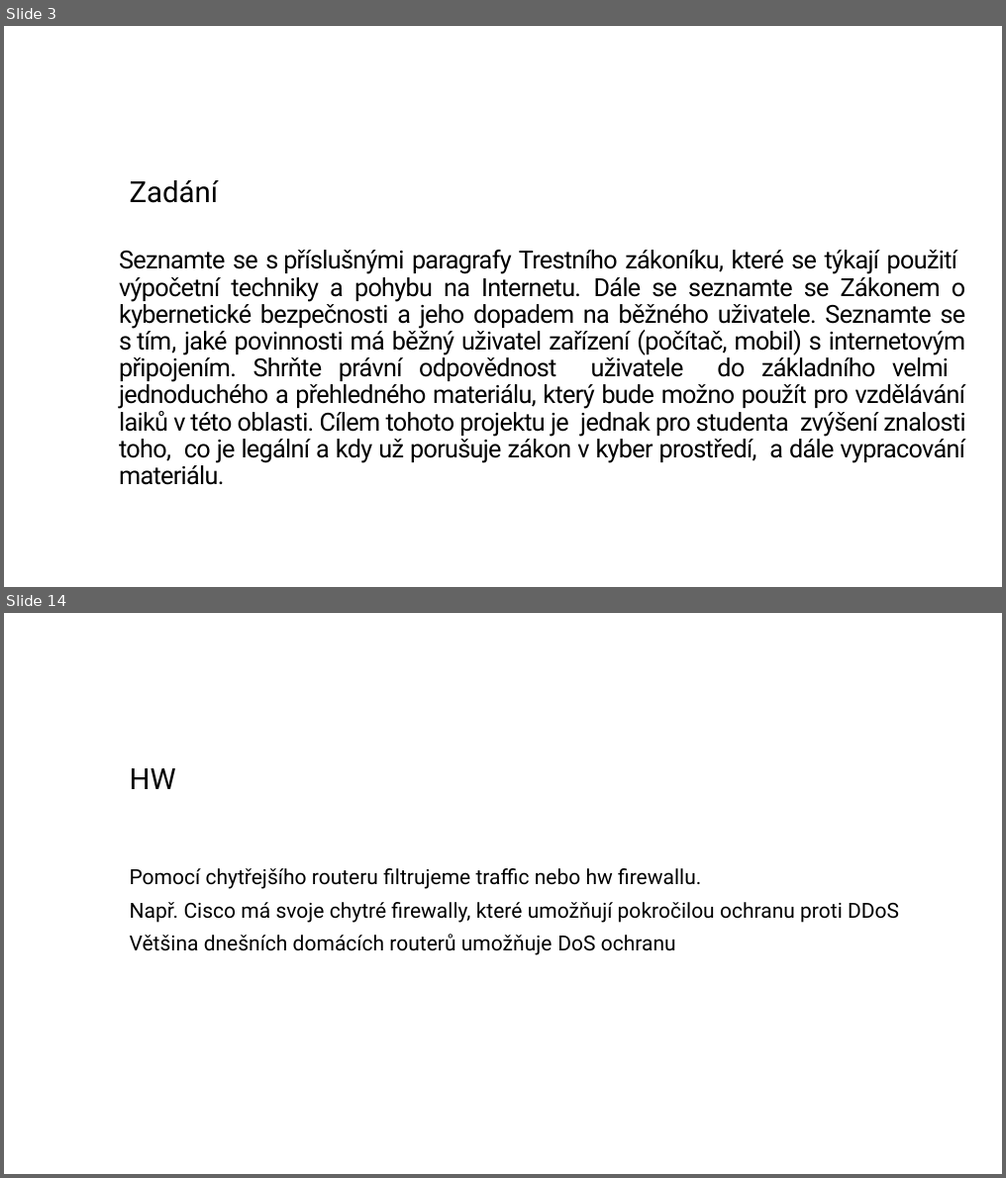
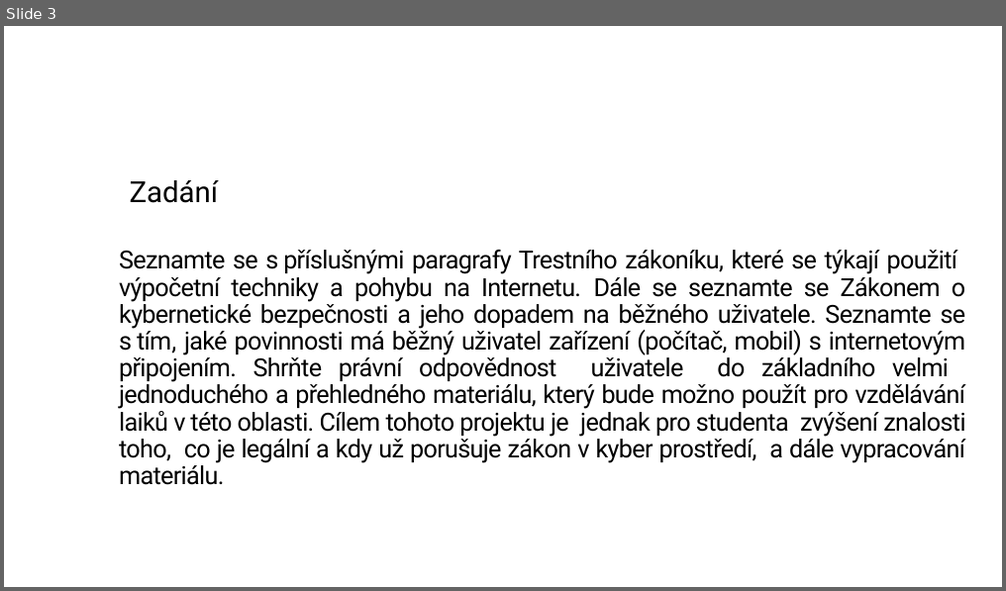
Before and after one commit to zimice/pr2_it_use, a slide deck: Kochanek_projekt_II_it_use_liability.pptx. Shown one above the other, each under a label of ours: slides 3 and 14 before the commit, slide 3 after it; the slides between them are not shown. The pictures are 1006x1178 and 1006x591 pixels, drawn with LibreOffice and Linux fonts; fonts in the diff are those of the drawing; background and template pictures are left out. Boxes give left, top, right and bottom in pixels: in the first picture for what was removed or moved away, otherwise in the second. Text is boxed around its words. In the diff, an @@ line names an element or a change of style, - is before the commit and + after.

```diff
--- a/Kochanek_projekt_II_it_use_liability.pptx
+++ b/Kochanek_projekt_II_it_use_liability.pptx
@@ slide 14 removed at (4,613,1002,1174), background #FFFFFF @@
@@ title removed at (130,768,176,789) @@
-HW
@@ text removed at (130,868,899,956) @@
-Pomocí chytřejšího routeru filtrujeme traffic nebo hw firewallu.
-Např. Cisco má svoje chytré firewally, které umožňují pokročilou ochranu proti DDoS
-Většina dnešních domácích routerů umožňuje DoS ochranu
```
Also in this commit, not shown: 2 slides changed, 3 slides added, 14 other slides removed.
